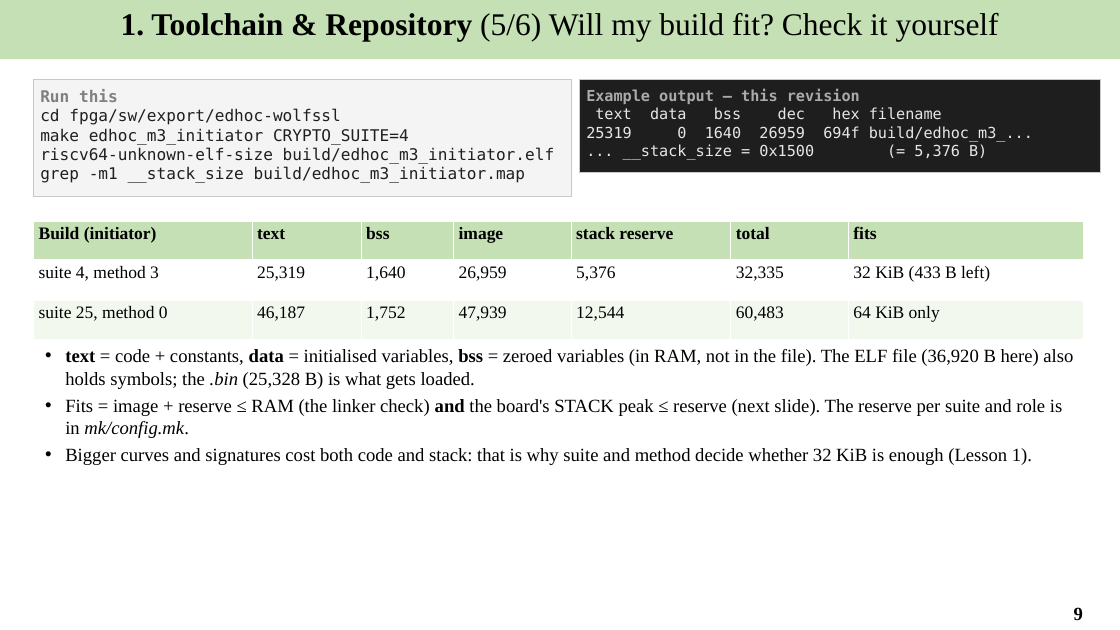
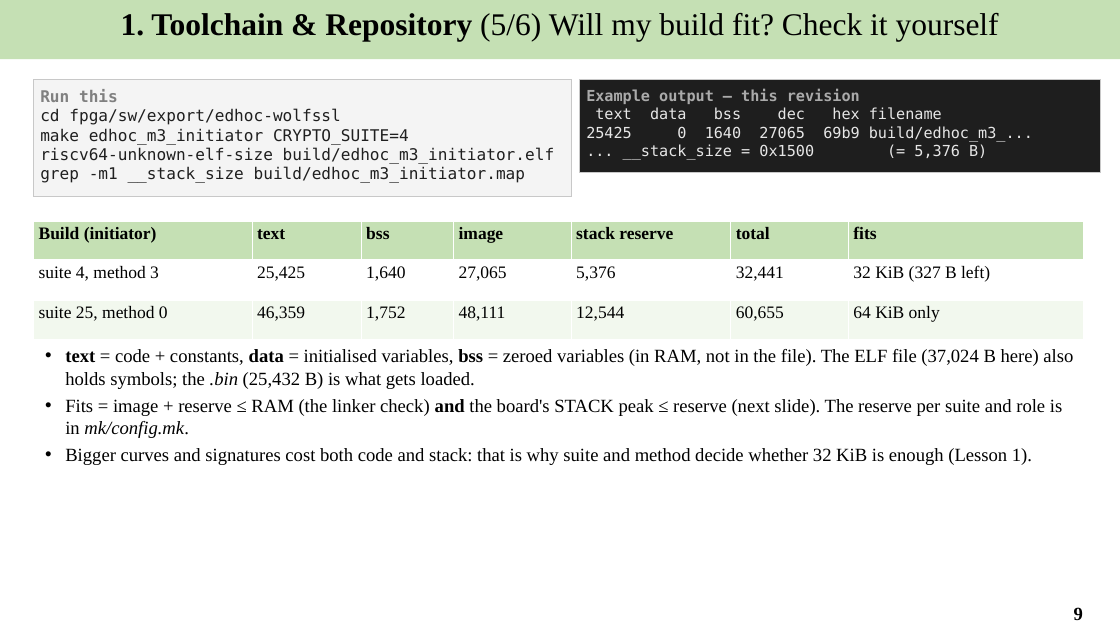
Before and after one commit to Khaiduy/chipyard-edhoc, a slide deck: slide 9 of fpga/sw/export/docs/slides/02_Software_environment_and_tests.pptx. Drawn at 1120x630 pixels with LibreOffice and Linux fonts; fonts in the diff are those of the drawing. Boxes give left, top, right and bottom in pixels: in the first picture for what was removed or moved away, otherwise in the second. Text is boxed around its words. In the diff, an @@ line names an element or a change of style, - is before the commit and + after.

Commit message:
fix: SD late write reply, sector retry, production+DEBUG guard
- sd_card.c: read the write data response as Linux mmc_spi does (find
  the start bit in 32 bits): one card sends it a byte late, which was
  reported as a failed write. Each sector is retried up to 3 times and
  every failed try prints its reason.
- PROFILE=production with DEBUG=1 is refused at build time (debug
  builds print every key).
- sha256/sha384_update: no memcpy from NULL on zero-length input.
- wolfCrypt compiled with -fwrapv (sp_c64.c relies on signed wrap).
- Slides: course name, author, date; SD bug 3; read-back caveat;
  measured UART link speed; build sizes of this revision.

```diff
--- a/fpga/sw/export/docs/slides/02_Software_environment_and_tests.pptx
+++ b/fpga/sw/export/docs/slides/02_Software_environment_and_tests.pptx
@@ text in rectangle at bbox=[586, 126, 1033, 142]: text changed @@
-25319 0 1640 26959 694f build/edhoc_m3_...
+25425 0 1640 27065 69b9 build/edhoc_m3_...
@@ table at bbox=[34, 222, 1084, 339] @@
-row 2: suite 4, method 3 | 25,319 | 1,640 | 26,959 | 5,376 | 32,335 | 32 KiB (433 B left)
+row 2: suite 4, method 3 | 25,425 | 1,640 | 27,065 | 5,376 | 32,441 | 32 KiB (327 B left)
-row 3: suite 25, method 0 | 46,187 | 1,752 | 47,939 | 12,544 | 60,483 | 64 KiB only
+row 3: suite 25, method 0 | 46,359 | 1,752 | 48,111 | 12,544 | 60,655 | 64 KiB only
@@ text at bbox=[65, 349, 1073, 389]: text changed @@
-• text = code + constants, data = initialised variables, bss = zeroed variables (in RAM, not in the file). The ELF file (36,920 B here) also holds symbols; the .bin (25,328 B) is what gets loaded.
+• text = code + constants, data = initialised variables, bss = zeroed variables (in RAM, not in the file). The ELF file (37,024 B here) also holds symbols; the .bin (25,432 B) is what gets loaded.
```
Also in this commit, not shown: 2 other slides changed, 15 other files.
